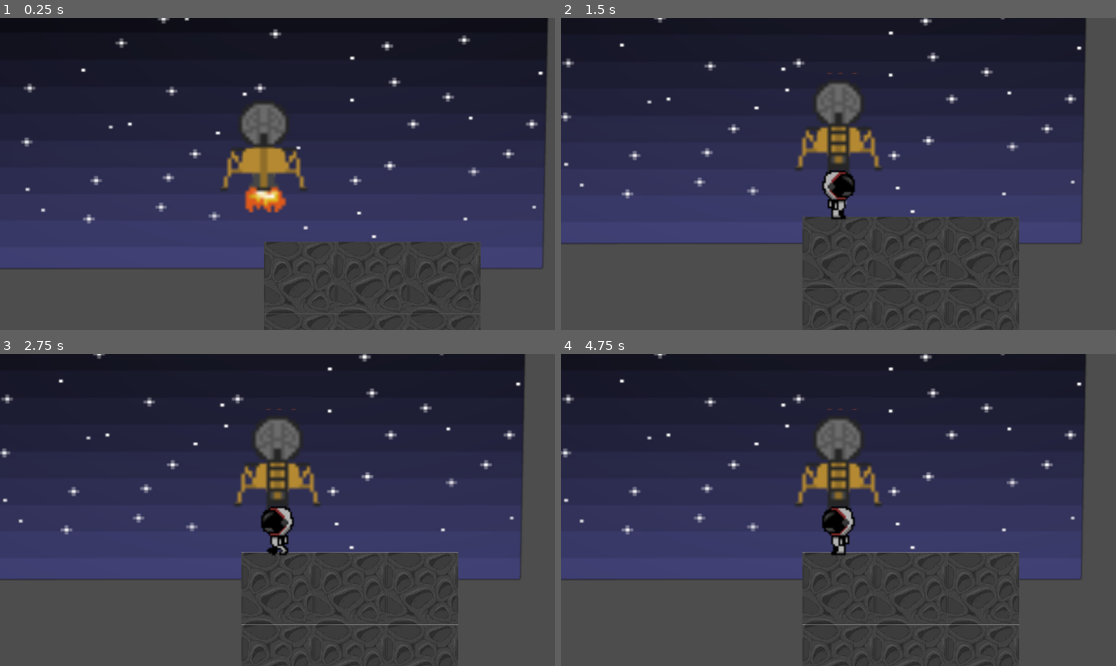
Above: before the commit, frames 1-4 (two rows, left to right).
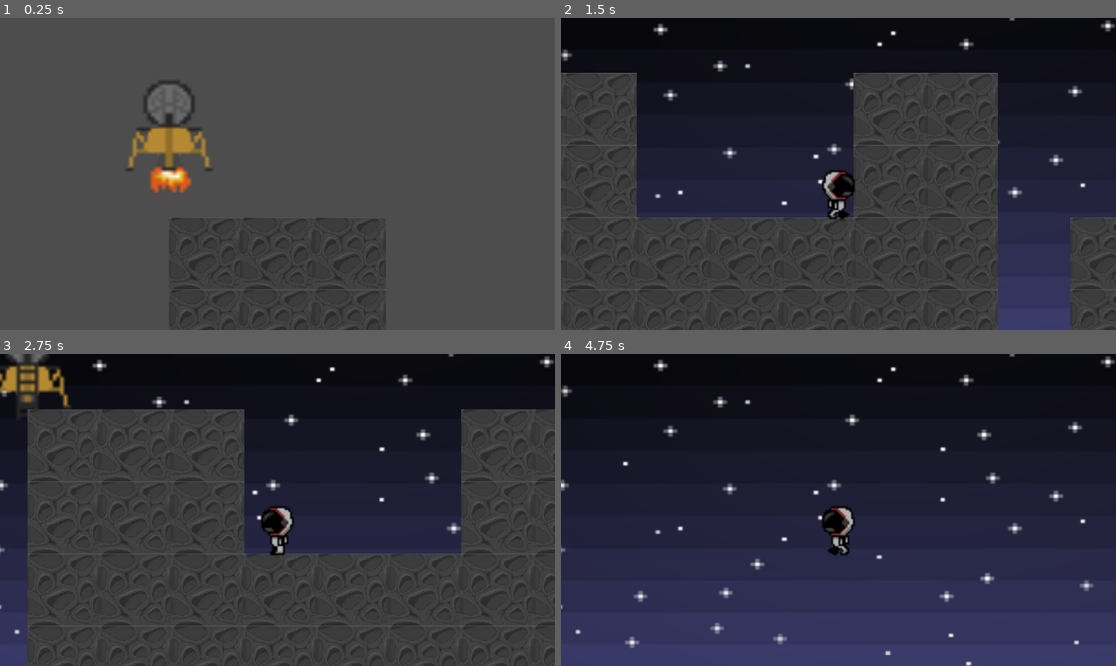
Above: after the commit, the same moments.

Repository: JinxedGrim/MoonGame
Game: Godot game, scene res://Scenes/Initial/root.tscn
Same seed, same stepped clock (60 frames per second), same inputs: the game is played once before the commit and once after it.
Inputs:
- Up to frame 1 (0.25 s): no input
- Up to frame 2 (1.5 s): hold Right (Right) from 0.53 s (still down); tap Space (Jump) at 0.77 s
- Up to frame 3 (2.75 s): tap Space (Jump) at 1.52 s; tap Enter at 2 s; release Right (Right) at 2.03 s; hold A (Left) from 2.03 s (still down)
- Up to frame 4 (4.75 s): release A (Left) at 2.78 s; hold Right (Right) 2.78-4.28 s; tap Space (Jump) at 3.02, 3.5, 3.77, 4.52 s; hold A (Left) from 4.28 s (still down)

The runs differ from the first frame. In frame 1, 74% of the frame differs, in the area x 0-99%, y 0-100%; in frame 2, 57%; in frame 3, 52%; in frame 4, 83%, in the area x 0-100%, y 0-100%.

Commit message:
Final For GGJ

Diff:
--- a/Scenes/Initial/LanderCutscene.gd
+++ b/Scenes/Initial/LanderCutscene.gd
@@ -31,11 +31,12 @@
 		# Apply gravity only if not yet on the floor
 		if not is_on_floor():
 			velocity += get_gravity() * delta
+
+			player.visible = false
+
 			if AnimMode == AnimationMode.Idle:
 				updateAnimation = true
 				AnimMode = AnimationMode.Flying
-				player.position = self.position
-				player.visible = false
 		else:
 			velocity.y = 0
 			IsLanding = false
--- a/Scenes/Initial/camera_2d.gd
+++ b/Scenes/Initial/camera_2d.gd
@@ -6,8 +6,6 @@
 	pass # Replace with function body.
 
 
-# Called every frame. 'delta' is the elapsed time since the previous frame.
+# d dCalled every frame. 'delta' is the elapsed time since the previous frame.
 func _process(delta: float) -> void:
-	var sky = get_parent().get_parent().get_node("Sky")
-	sky.position = self.position
 	pass
--- a/Scenes/Initial/root.gd
+++ b/Scenes/Initial/root.gd
@@ -9,17 +9,17 @@
 	TileTexture = load("res://Assets/Tiles/Tile_1.png")
 	_generateRandomLevel()
 	var lander = $LunarLander  # shorthand for get_node("AnimatedSprite2D")
-	lander.IsLanding = true;
+	lander.IsLanding = true
+	var player = $CharacterBody2D  # shorthand for get_node("AnimatedSprite2D")
 
 func _process(delta: float) -> void:
 	var lander = $LunarLander  # shorthand for get_node("AnimatedSprite2D")
 	var player = $CharacterBody2D  # shorthand for get_node("AnimatedSprite2D")
 	if lander.IsLanding == false:
-		if lander.LadderOut:
-			if not hasSpawned:
-				player.visible = true
-				hasSpawned = true
-				player.position += Vector2(5, 0)
+		lander.LadderOut = true
+		if not hasSpawned:
+			player.visible = true;
+			hasSpawned = true
 
 func _generateRandomLevel() -> void:
 	var current_step = 0
--- a/Scenes/Initial/root.tscn
+++ b/Scenes/Initial/root.tscn
@@ -114,30 +114,24 @@
 [node name="PlayerHudController" type="CanvasLayer" parent="." unique_id=123456789]
 script = ExtResource("6_hud")
 
-[node name="Sky" type="Sprite2D" parent="." unique_id=1951648828]
-z_index = -1
-position = Vector2(6.9999995, -1)
-scale = Vector2(0.12074468, 0.09422509)
-texture = ExtResource("7_mu1ri")
-
 [node name="LunarLander" type="CharacterBody2D" parent="." unique_id=282141466]
+position = Vector2(0, -30)
 script = ExtResource("5_qib2g")
 
 [node name="LanderSprite" type="AnimatedSprite2D" parent="LunarLander" unique_id=1890200277]
-position = Vector2(0, -30)
 scale = Vector2(0.5, 0.5)
 sprite_frames = SubResource("SpriteFrames_cdy35")
 animation = &"Flying"
 script = SubResource("GDScript_qib2g")
 
-[node name="CollisionShape2D" type="CollisionShape2D" parent="LunarLander" unique_id=440124783]
-position = Vector2(0, -31.5)
+[node name="LanderCollider" type="CollisionShape2D" parent="LunarLander" unique_id=440124783]
+position = Vector2(0, -1)
 shape = SubResource("RectangleShape2D_qib2g")
 
 [node name="CharacterBody2D" type="CharacterBody2D" parent="." unique_id=1451957606]
 show_behind_parent = true
 top_level = true
-position = Vector2(7, -3)
+position = Vector2(15, -5)
 up_direction = Vector2(5e-05, 1)
 script = ExtResource("6_37rhu")
 
@@ -149,9 +143,15 @@
 [node name="Camera2D" type="Camera2D" parent="CharacterBody2D" unique_id=217011915]
 position = Vector2(0, -3)
 zoom = Vector2(15, 15)
-position_smoothing_enabled = true
+position_smoothing_speed = 10.0
 script = ExtResource("2_0r7px")
 
-[node name="CollisionShape2D" type="CollisionShape2D" parent="CharacterBody2D" unique_id=85708860]
+[node name="CharacterCollider" type="CollisionShape2D" parent="CharacterBody2D" unique_id=85708860]
 position = Vector2(0, -0.5)
 shape = SubResource("RectangleShape2D_0r7px")
+
+[node name="Sky" type="Sprite2D" parent="CharacterBody2D" unique_id=1951648828]
+z_index = -1
+position = Vector2(1.0728836e-06, 3.500001)
+scale = Vector2(0.14255321, 0.1131757)
+texture = ExtResource("7_mu1ri")
